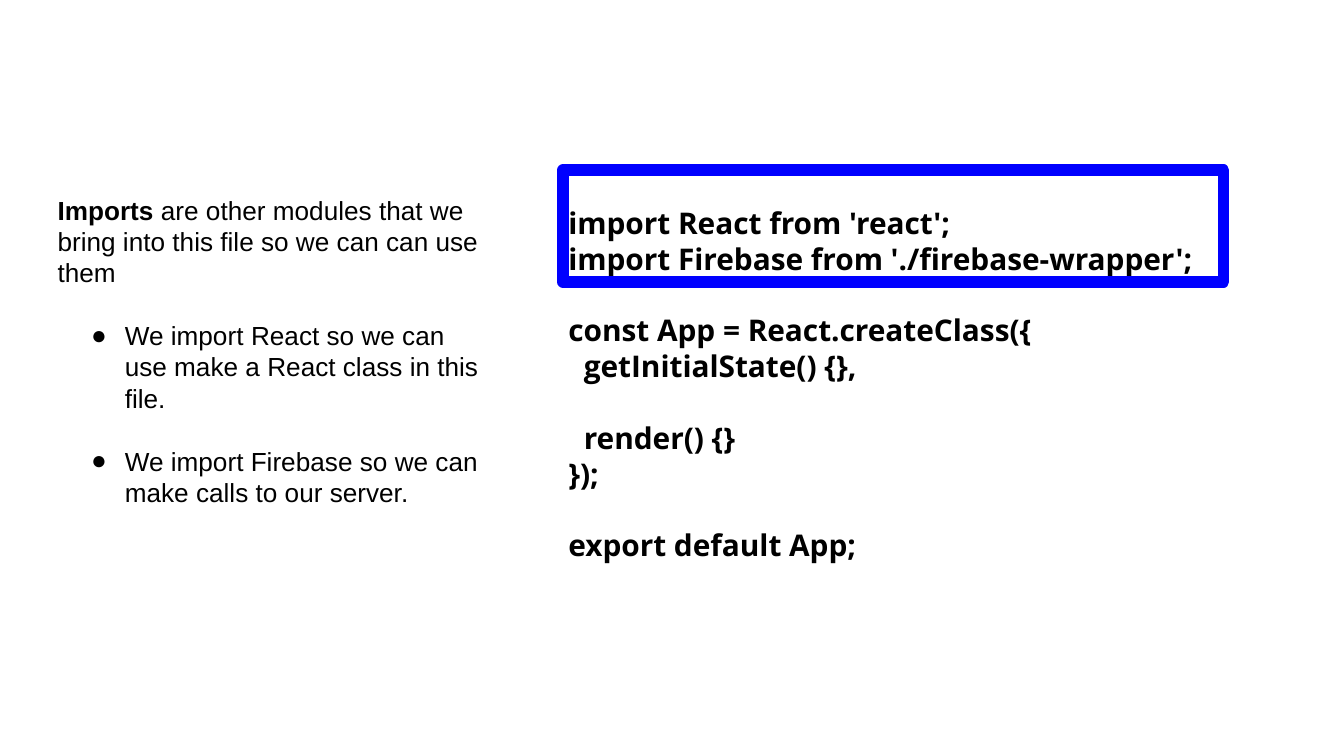
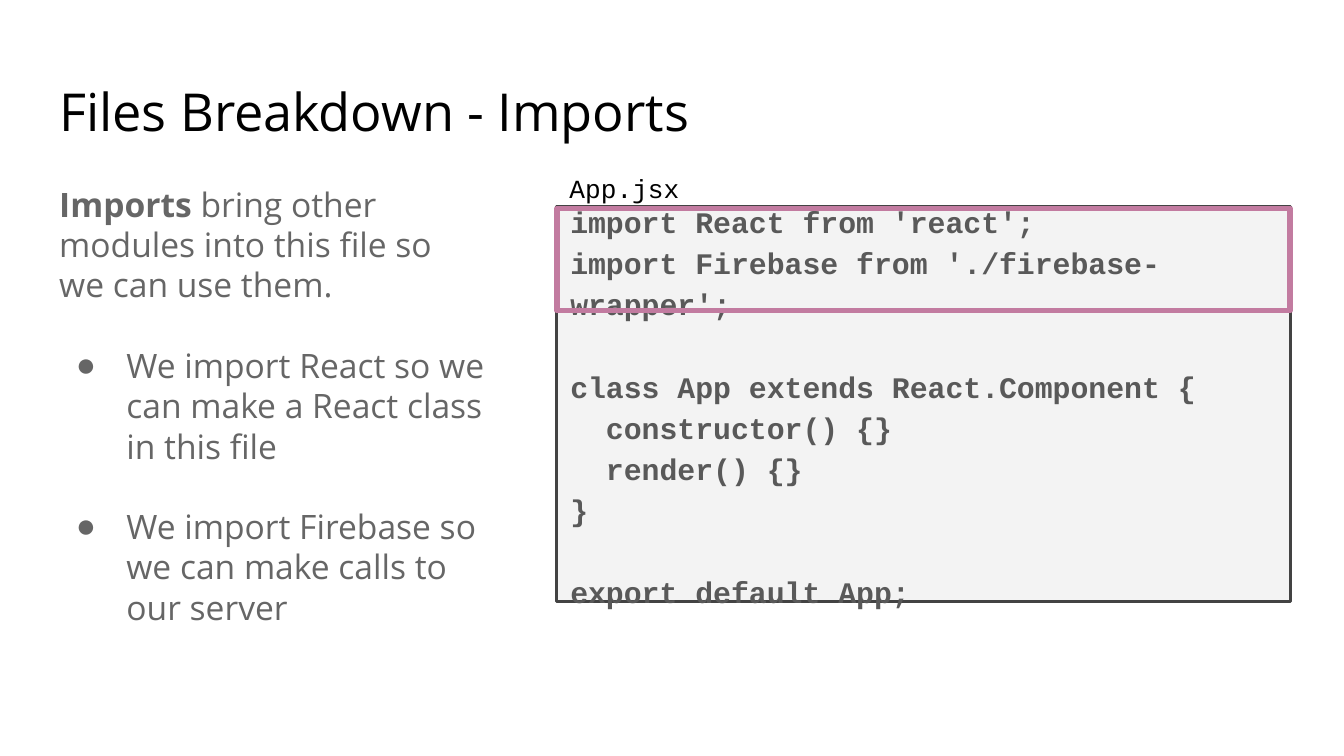
Before and after one commit to appian/hackathons, a slide deck: slide 16 of workshops/react/Intro to React.pptx (slide 20 before the commit). Drawn at 1344x756 pixels with LibreOffice and Linux fonts; fonts in the diff are those of the drawing. Boxes give left, top, right and bottom in pixels: in the first picture for what was removed or moved away, otherwise in the second. Text is boxed around its words. In the diff, an @@ line names an element or a change of style, - is before the commit and + after.

Commit message:
Updating React Slides

```diff
--- a/workshops/react/Intro to React.pptx
+++ b/workshops/react/Intro to React.pptx
@@ title added at (59, 91, 689, 144), 28 pt, text #000000 @@
+Files Breakdown - Imports
@@ text added at (569, 179, 679, 204), 14 pt, text #000000 @@
+App.jsx
@@ text at (59, 191, 484, 621): text changed; size 14 to 18 pt; font Arial to Open Sans; text colour #000000 to #666666 @@
-Imports are other modules that we bring into this file so we can can use them
-● We import React so we can use make a React class in this file.
-● We import Firebase so we can make calls to our server.
+Imports bring other modules into this file so we can use them.
+● We import React so we can make a React class in this file
+● We import Firebase so we can make calls to our server
@@ text at (556, 207, 1290, 602): text changed; font Open Sans to Courier New; text colour #000000 to #595959 @@
-});
+}
@@ text "import React from 'react';": place and size @@
-text "import React from 'react';" at (568, 206, 1192, 564)
+text "import React from 'react';" at (556, 207, 1290, 602)
@@ text "import React from 'react';" at (556, 207, 1290, 602): fill none to #F3F3F3; outline none to #434343 1.5 pt @@
@@ rectangle: place and size @@
-rectangle at (563, 171, 1223, 282)
+rectangle at (556, 208, 1290, 310)
@@ rectangle at (556, 208, 1290, 310): outline #0000FF 6 pt to #C27BA0 3 pt @@
@@ text at (570, 212, 1160, 609): font Open Sans to Courier New, text colour #000000 to #595959 in "import React from 'react';", "import Firebase from './firebase-wrapper';", "render() {}", "export default App;"; line spacing 1 to 1.15 @@
@@ text at (570, 376, 1160, 445): text changed; font Open Sans to Courier New; text colour #000000 to #595959 @@
-const App = React.createClass({
-getInitialState() {},
+class App extends React.Component {
+constructor() {}
```
Also in this commit, not shown: 53 other slides changed, 11 slides added, 25 slides removed.
